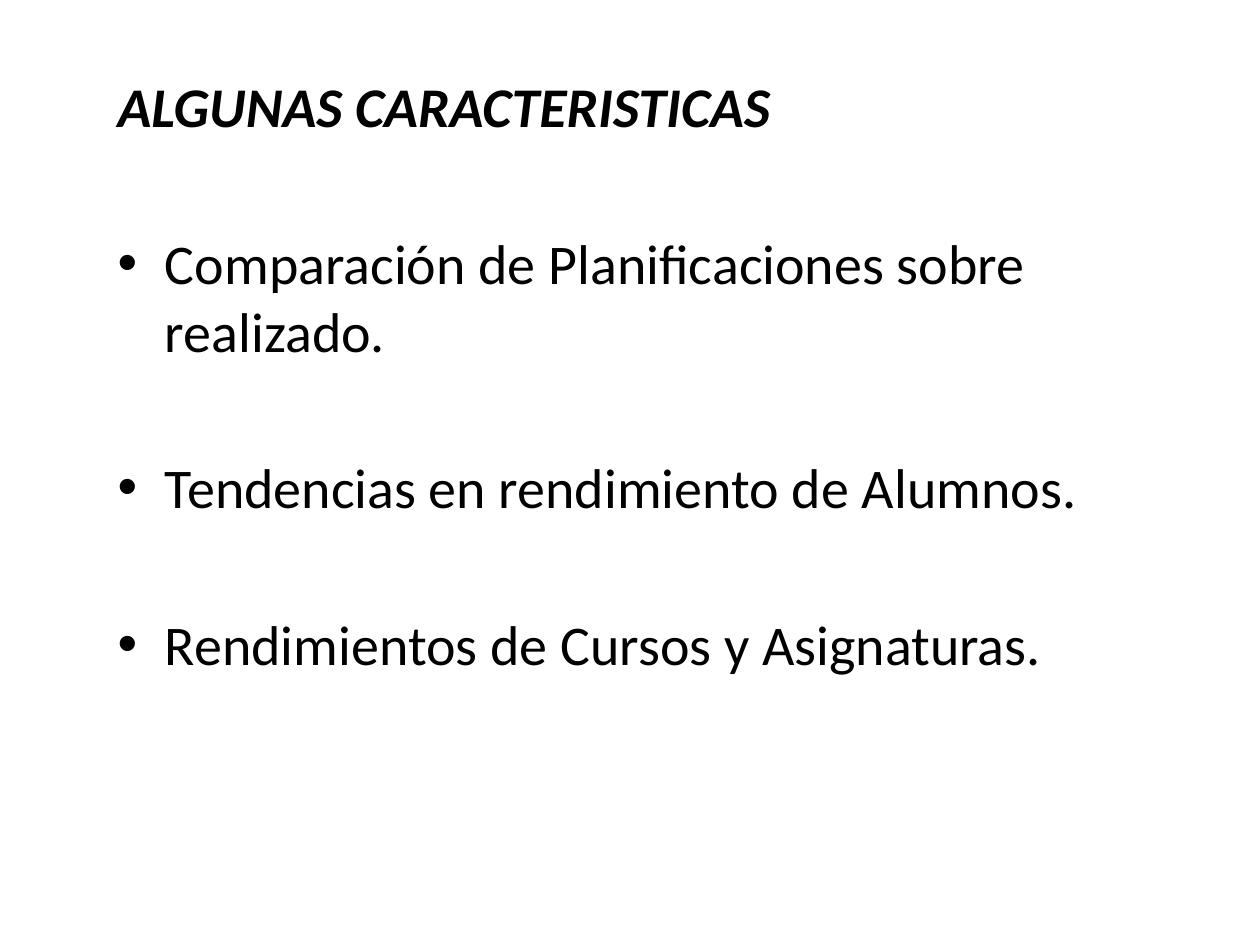
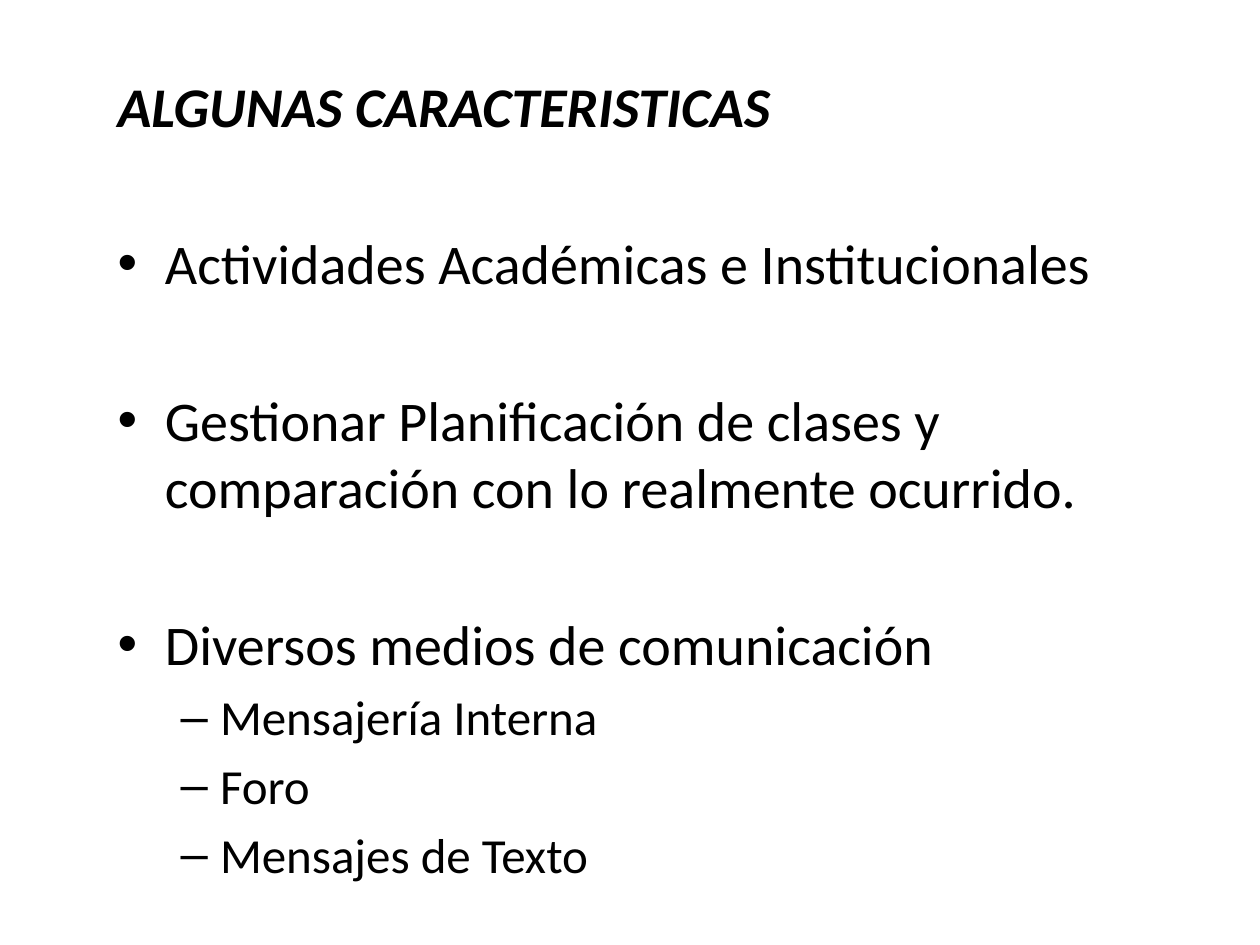
Before and after one commit to martinherr3/blpm, a slide deck: slide 9 of Docs/01-Relevamiento Inicial/Presentacion/PrimeraExposicion - Resumida.pptx. Drawn at 1260x945 pixels with LibreOffice and Linux fonts; fonts in the diff are those of the drawing; background and template pictures are left out. Boxes give left, top, right and bottom in pixels: in the first picture for what was removed or moved away, otherwise in the second. Text is boxed around its words. In the diff, an @@ line names an element or a change of style, - is before the commit and + after.

```diff
--- a/Docs/01-Relevamiento Inicial/Presentacion/PrimeraExposicion - Resumida.pptx
+++ b/Docs/01-Relevamiento Inicial/Presentacion/PrimeraExposicion - Resumida.pptx
@@ text at bbox=[165, 245, 1090, 882]: text changed @@
-• Comparación de Planificaciones sobre realizado.
-• Tendencias en rendimiento de Alumnos.
-• Rendimientos de Cursos y Asignaturas.
+• Actividades Académicas e Institucionales
+• Gestionar Planificación de clases y comparación con lo realmente ocurrido.
+• Diversos medios de comunicación
+  – Mensajería Interna
+  – Foro
+  – Mensajes de Texto
```
Also in this commit, not shown: 1 other slide changed.
